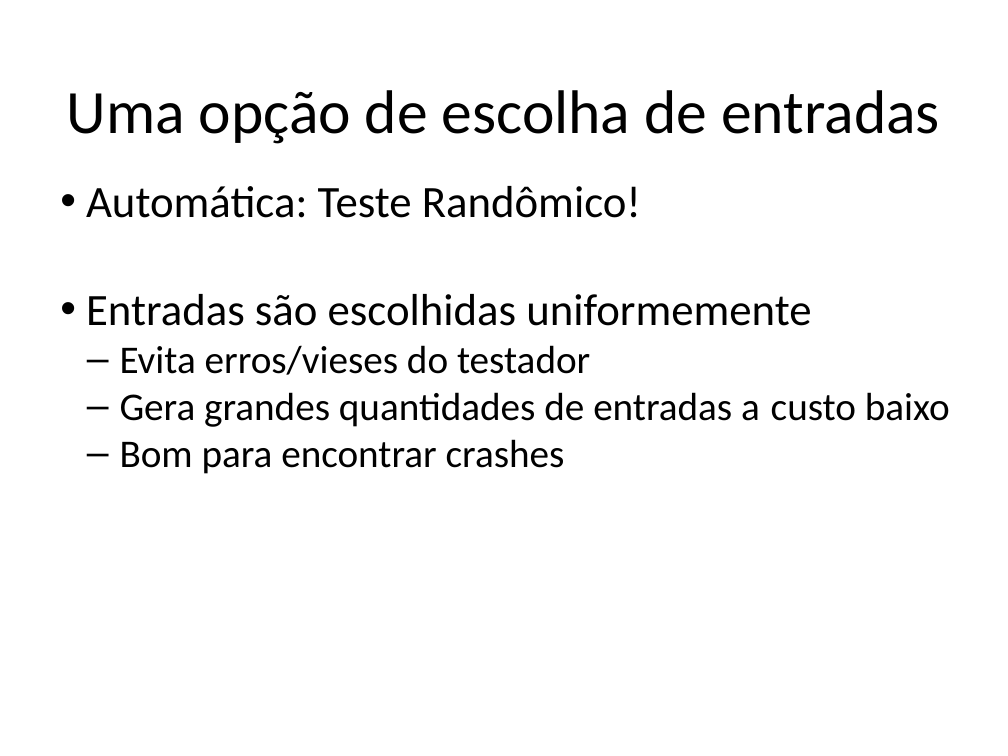
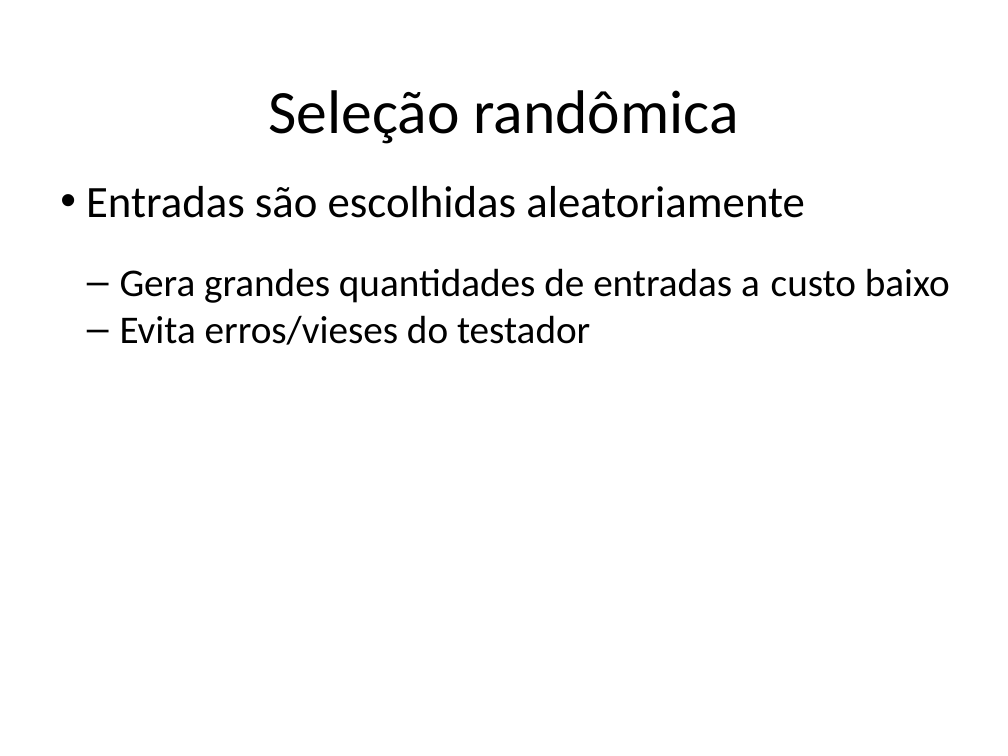
Before and after one commit to STAR-RG/testing-cin, a slide deck: slide 137 of slides.pptx (slide 138 before the commit). Drawn at 1008x756 pixels with LibreOffice and Linux fonts; fonts in the diff are those of the drawing. Boxes give left, top, right and bottom in pixels: in the first picture for what was removed or moved away, otherwise in the second. Text is boxed around its words. In the diff, an @@ line names an element or a change of style, - is before the commit and + after.

Commit message:
minor changes

```diff
--- a/slides.pptx
+++ b/slides.pptx
@@ text at [268,90,739,144]: text changed @@
-Uma opção de escolha de entradas
+Seleção randômica
@@ text at [86,186,950,303]: text changed; size 32 to 28 pt @@
-• Automática: Teste Randômico!
-• Entradas são escolhidas uniformemente
+• Entradas são escolhidas aleatoriamente
+  – Gera grandes quantidades de entradas a custo baixo
@@ text at [120,392,950,474]: paragraphs removed @@
-  – Gera grandes quantidades de entradas a custo baixo
-  – Bom para encontrar crashes
```
Also in this commit, not shown: 4 other slides changed, 4 slides added, 2 slides removed.
